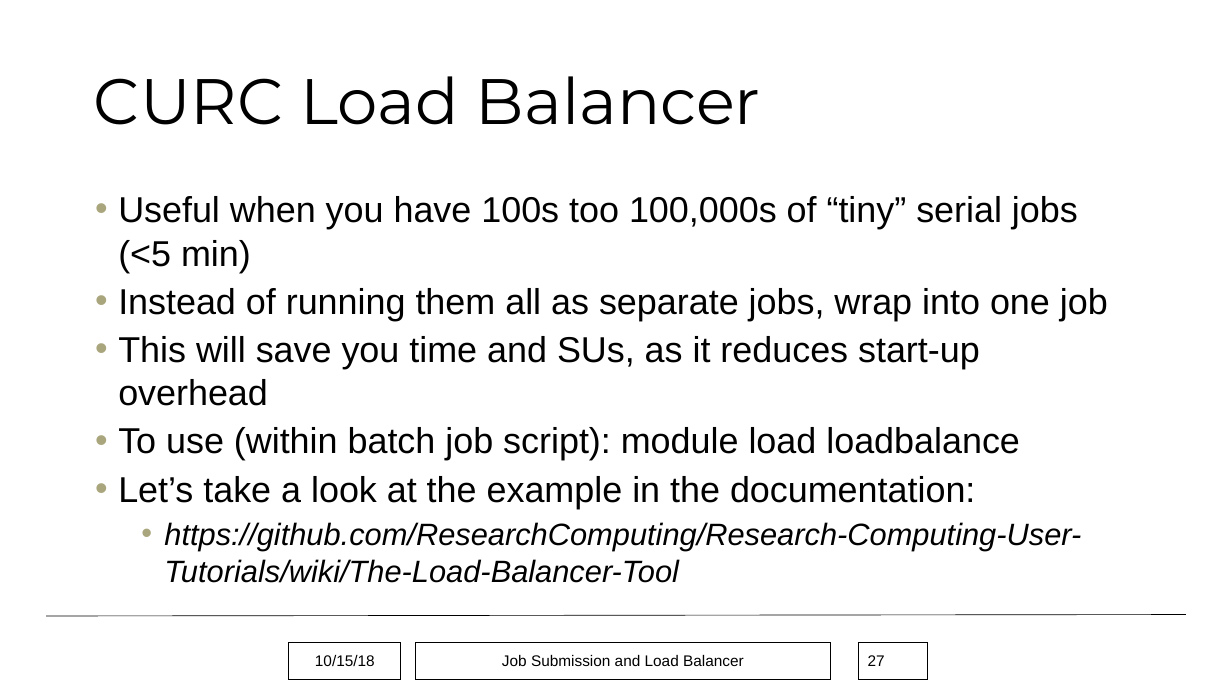
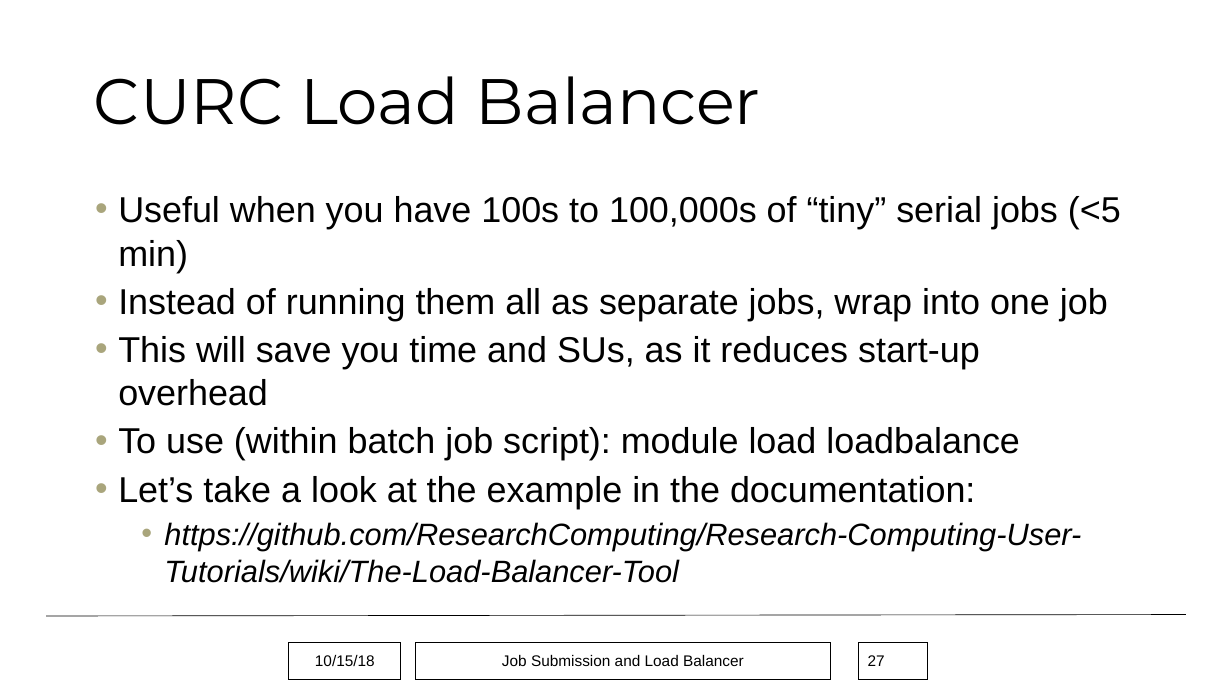
Before and after one commit to monaghaa/HPC_Short_Course_Fall_2018, a slide deck: slide 27 of Job_Submission/hpc_job_submission_Fall2018.pptx. Drawn at 1232x693 pixels with LibreOffice and Linux fonts; fonts in the diff are those of the drawing; background and template pictures are left out. Boxes give left, top, right and bottom in pixels: in the first picture for what was removed or moved away, otherwise in the second. Text is boxed around its words. In the diff, an @@ line names an element or a change of style, - is before the commit and + after.

```diff
--- a/Job_Submission/hpc_job_submission_Fall2018.pptx
+++ b/Job_Submission/hpc_job_submission_Fall2018.pptx
@@ text at (x1=118, y1=196, x2=1121, y2=273): text changed @@
-• Useful when you have 100s too 100,000s of “tiny” serial jobs (<5 min)
+• Useful when you have 100s to 100,000s of “tiny” serial jobs (<5 min)
```
Also in this commit, not shown: 3 other slides changed, 3 other files.
